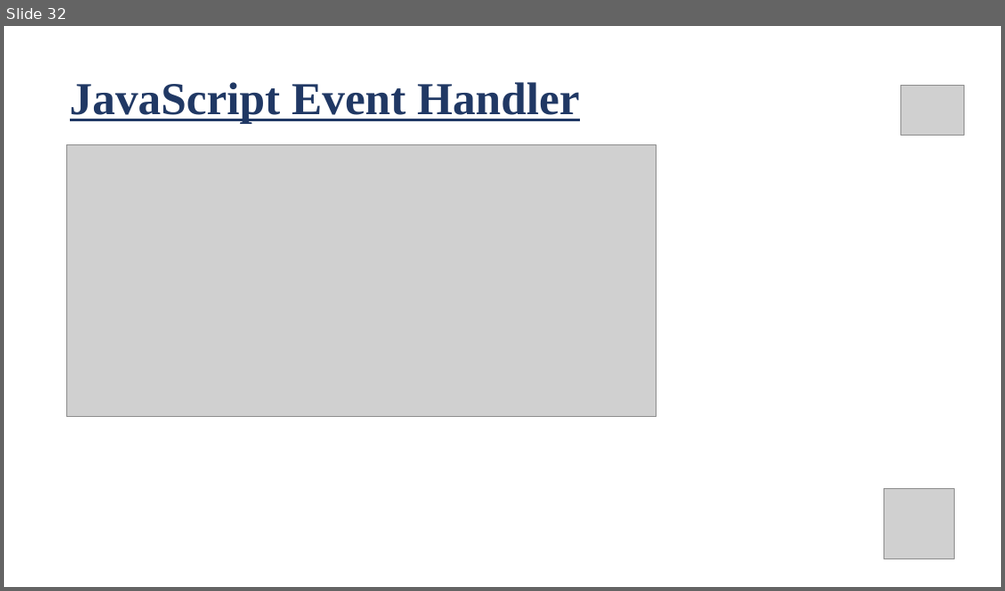
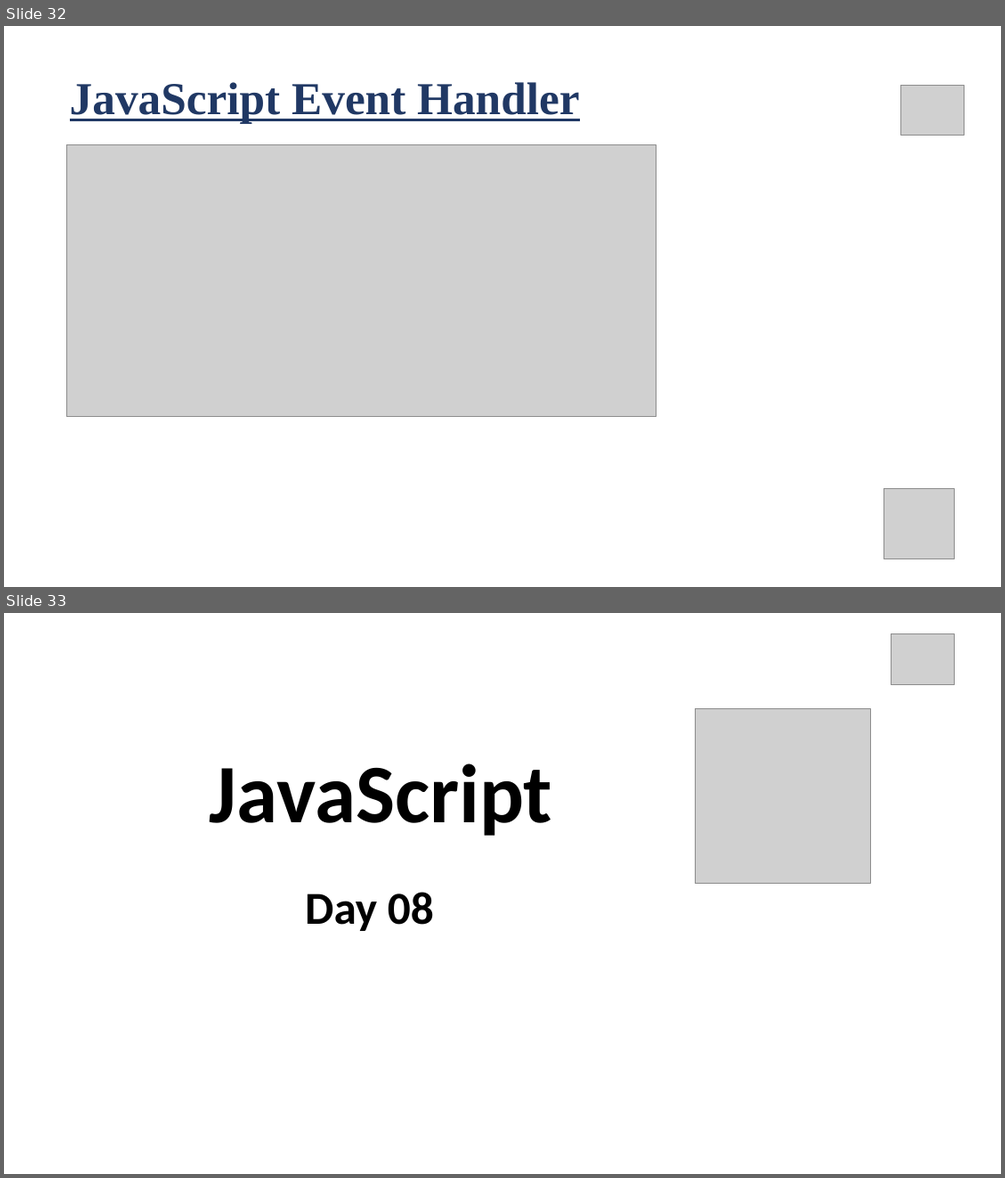
Before and after one commit to pappudey/Course-Code-, a slide deck: js 1st class slide - part 01 .pptx. Shown one above the other, each under a label of ours: slide 32 before the commit, slides 32 and 33 after it. The pictures are 1005x591 and 1005x1178 pixels, drawn with LibreOffice and Linux fonts; fonts in the diff are those of the drawing; grey boxes stand for pictures. Boxes give left, top, right and bottom in pixels: in the first picture for what was removed or moved away, otherwise in the second. Text is boxed around its words. In the diff, an @@ line names an element or a change of style, - is before the commit and + after.

```diff
--- a/js 1st class slide - part 01 .pptx
+++ b/js 1st class slide - part 01 .pptx
@@ slide 33 added at (x1=4, y1=613, x2=1001, y2=1174), background #FFFFFF @@
@@ picture added at (x1=891, y1=634, x2=955, y2=685) @@
@@ picture added at (x1=695, y1=708, x2=870, y2=883) @@
@@ title added at (x1=210, y1=763, x2=553, y2=835), 80 pt, text #000000, bold @@
+JavaScript
@@ text added at (x1=305, y1=892, x2=434, y2=931), 44 pt, text #000000, bold @@
+Day 08
```
Also in this commit, not shown: 6 slides changed, 6 other slides added, 1 slide removed, 2 other files.
